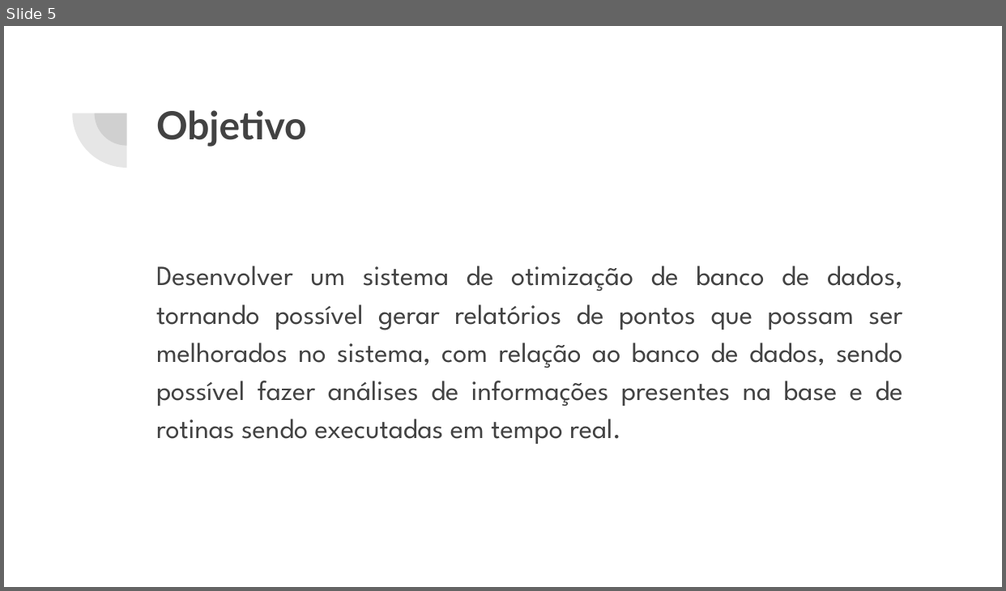
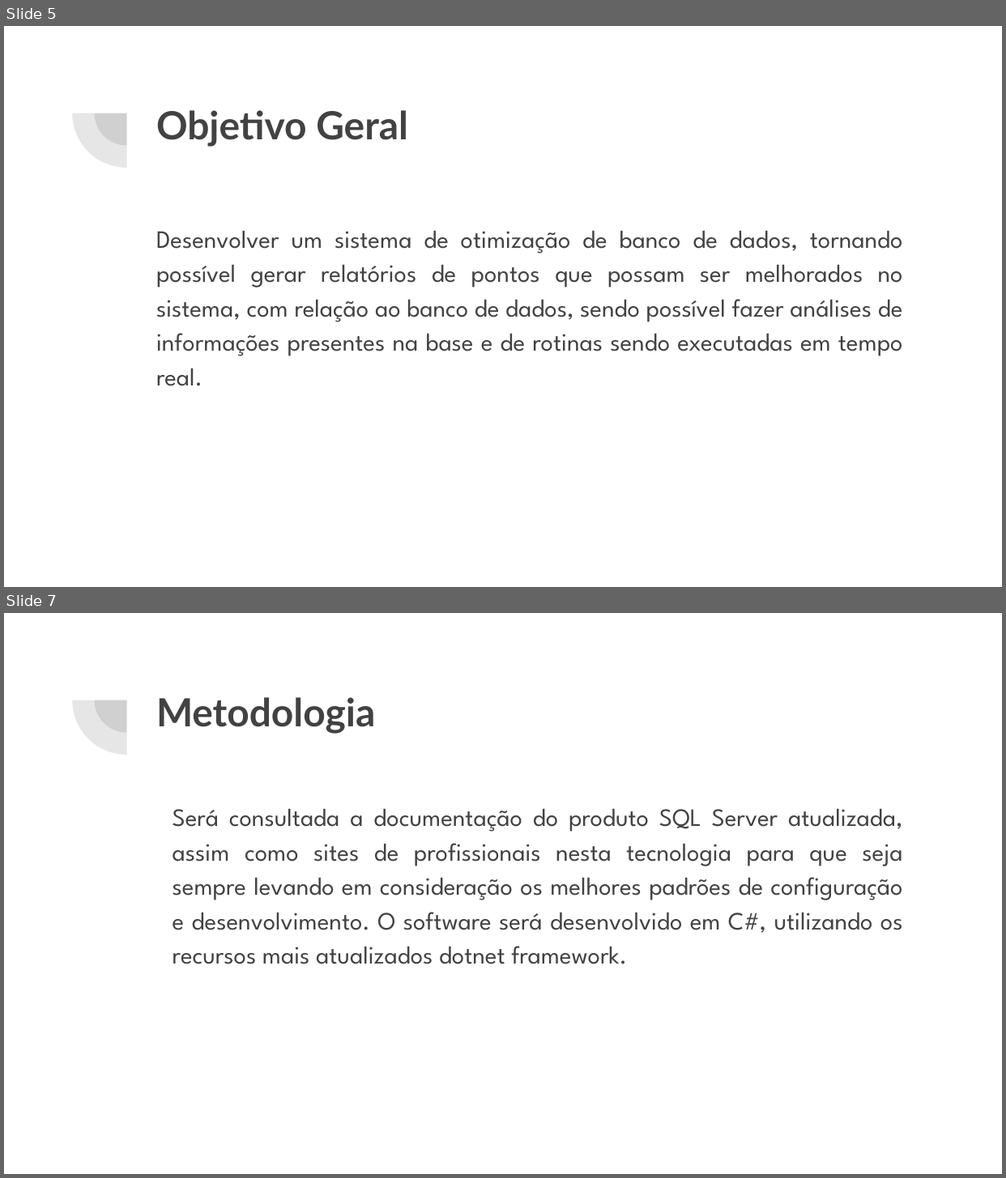
Before and after one commit to adrianhideki/sindex, a slide deck: docs/Apresentação TCC.pptx. Shown one above the other, each under a label of ours: slide 5 before the commit, slides 5 and 7 after it; the slides between them are not shown. The pictures are 1006x591 and 1006x1178 pixels, drawn with LibreOffice and Linux fonts; fonts in the diff are those of the drawing. Boxes give left, top, right and bottom in pixels: in the first picture for what was removed or moved away, otherwise in the second. Text is boxed around its words. In the diff, an @@ line names an element or a change of style, - is before the commit and + after.

```diff
--- a/docs/Apresentação TCC.pptx
+++ b/docs/Apresentação TCC.pptx
@@ slide 7 added at <box>4,613,1002,1174</box>, background #FFFFFF; not listed: 2 template elements that a slide beside it also shows @@
@@ title added at <box>156,697,375,734</box>, 28 pt, text #424242, bold @@
+Metodologia
@@ text added at <box>172,809,903,965</box>, 18 pt, text #424242 @@
+Será consultada a documentação do produto SQL Server atualizada, assim como sites de profissionais nesta tecnologia para que seja sempre levando em consideração os melhores padrões de configuração e desenvolvimento. O software será desenvolvido em C#, utilizando os recursos mais atualizados dotnet framework.
@@ slide 5 changed as well @@
@@ title at <box>156,110,408,147</box>: text changed @@
-Objetivo
+Objetivo Geral
@@ text "Desenvolver um sistema de otimização ...": place and size @@
-text "Desenvolver um sistema de otimização ..." at <box>156,266,903,444</box>
+text "Desenvolver um sistema de otimização ..." at <box>156,231,903,386</box>
@@ text "Desenvolver um sistema de otimização ..." at <box>156,231,903,386</box>: size 20 to 18 pt @@
```
Also in this commit, not shown: 4 other slides changed, 7 other slides added, 1 other file.
